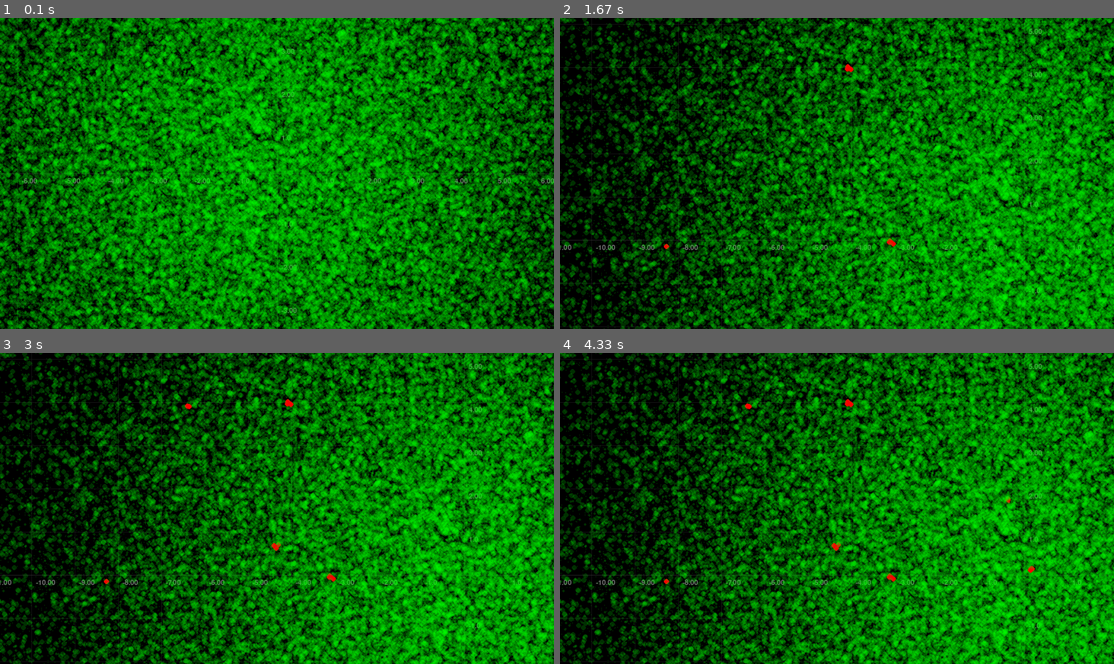
Above: before the commit, frames 1-4 (two rows, left to right).
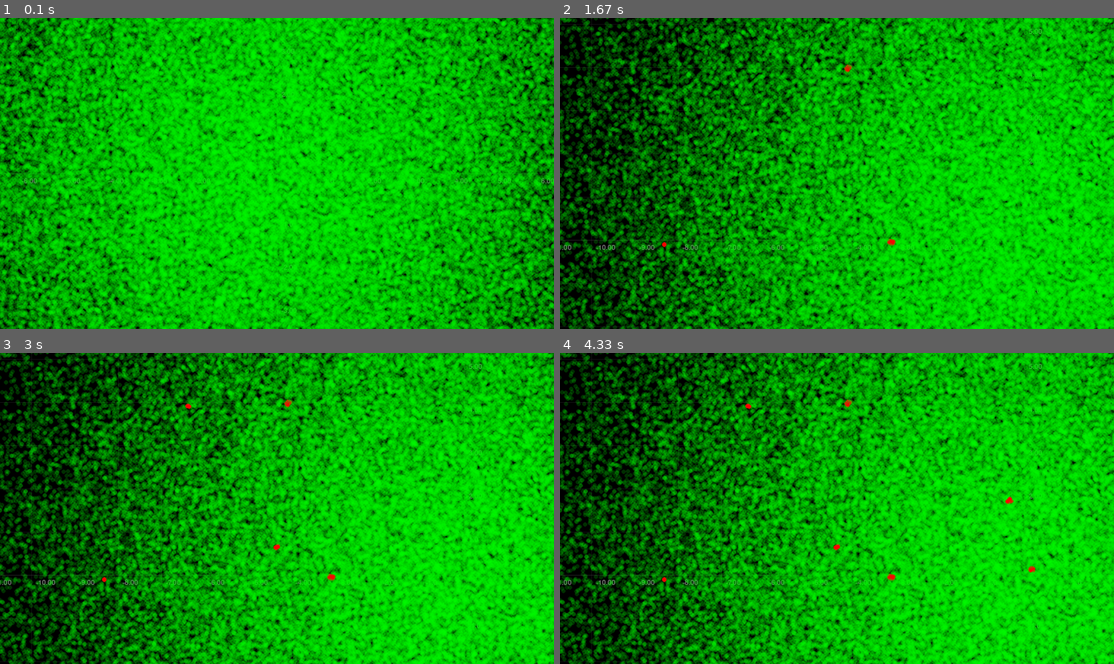
Above: after the commit, the same moments.

Repository: Bluemi/viztools
Game: pygame game, started from scripts/main.py
The game is run twice, just before and just after one commit, with the same random seed, the same clock (stepped at 60 frames per second) and the same inputs.
Inputs (mouse positions are in pixels of both pictures, inside the frame that each line leads up to):
- Up to frame 1 (0.1 s): no input
- Up to frame 2 (1.67 s): press the mouse at (704, 176) at 0.37 s; move the mouse to (798, 207) at 0.47 s; release the mouse at (892, 241) at 0.6 s; click (665, 245) at 0.78 s; click (848, 67) at 1.2 s; move the mouse to (837, 210) at 1.5 s
- Up to frame 3 (3 s): click (277, 545) at 1.73 s; move the mouse to (188, 405) at 2.1 s; click (188, 405) at 2.4 s; move the mouse to (448, 502) at 2.83 s
- Up to frame 4 (4.33 s): click (1008, 502) at 3.22 s; move the mouse to (1030, 570) at 3.73 s; click (1030, 570) at 4.18 s

The runs differ from the first frame. In frame 1, 89% of the frame differs, in the area x 0-100%, y 0-100%; in frame 2, 80%; in frame 3, 80%; in frame 4, 80%.

Commit message:
improved rendering speed

Diff:
--- a/scripts/main.py
+++ b/scripts/main.py
@@ -11,7 +11,8 @@
         self.points = Points(
             np.random.normal(size=(200000, 2)) * 5,
             # np.array([[0, 0], [1, 1], [-1, 2]]),
-            size=np.random.randint(1, 5, size=200000) ** 2 / 250,
+            # size=np.random.randint(1, 5, size=200000) ** 2 / 250,
+            size=5,
             color=pg.Color(0, 255, 0, 50)
         )
         self.marked_indices = np.zeros(len(self.points), dtype=bool)
--- a/viztools/drawable.py
+++ b/viztools/drawable.py
@@ -99,10 +99,16 @@
         surfaces = {}
         for k, surf_params in self._surface_parameters.items():
             draw_size = _get_draw_size(surf_params[0], zoom_factor, bool(surf_params[1]))
-            point_surface = pg.Surface((draw_size * 2, draw_size * 2), pg.SRCALPHA)
-            point_surface.fill((0, 0, 0, 0))
             color = surf_params[2:]
+
+            # old version with per pixel alpha
+            # point_surface = pg.Surface((draw_size * 2, draw_size * 2), pg.SRCALPHA)
+            # point_surface.fill((0, 0, 0, 0))
+            point_surface = pg.Surface((draw_size * 2, draw_size * 2))
+            point_surface.set_colorkey((0, 0, 0), pg.RLEACCEL)
+            point_surface.set_alpha(int(color[3]), pg.RLEACCEL)
             pg.draw.circle(point_surface, color, (draw_size, draw_size), draw_size)
+
             surfaces[k] = point_surface
         return surfaces
 
